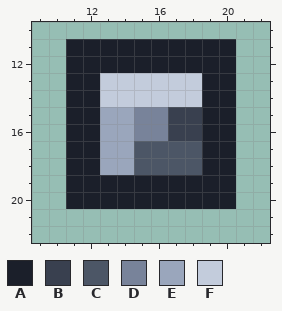
Pixel-art file: tiles/wall_post.aseprite. The first picture shows the starting point.
32x32 pixels, 1 frame. Shown: x 9..22, y 10..22.
Visible layers, top first: "shade", "base".
Palette (. is transparent): A #1b1f2a  B #39404f  C #4c5666  D #78839a  E #9aa6bc  F #c3ccdc
Pixels before, first column x 11:
11 AAAAAAAAAA
12 AAAAAAAAAA
13 AAFFFFFFAA
14 AAFFFFFFAA
15 AAEEDDBBAA
16 AAEEDDBBAA
17 AAEECCCCAA
18 AAEECCCCAA
19 AAAAAAAAAA
20 AAAAAAAAAA
The result:
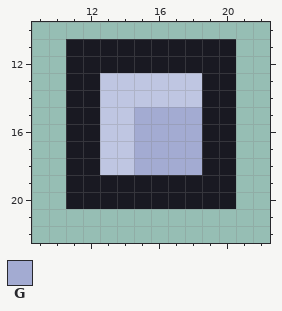
Colours new in this view: G #a3abd2
Changes in this commit:
colour A: #1b1f2a -> #191922
colour F: #c3ccdc -> #bfc6e2
Changed rows in their new state; - is a pixel that keeps its letter.
Layers "ink", "flat":
first column x 13:
15 FFGGGG
16 FFGGGG
17 FFGGGG
18 FFGGGG
Where, in picture pixels (left, top, right, bottom), the same in both pictures:
changed: (66, 39, 236, 209)
